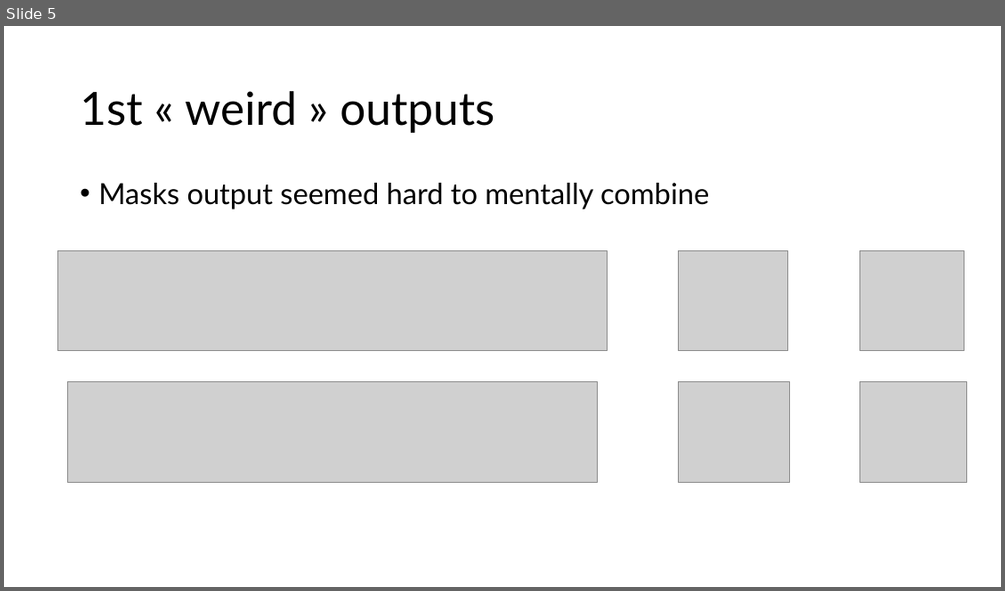
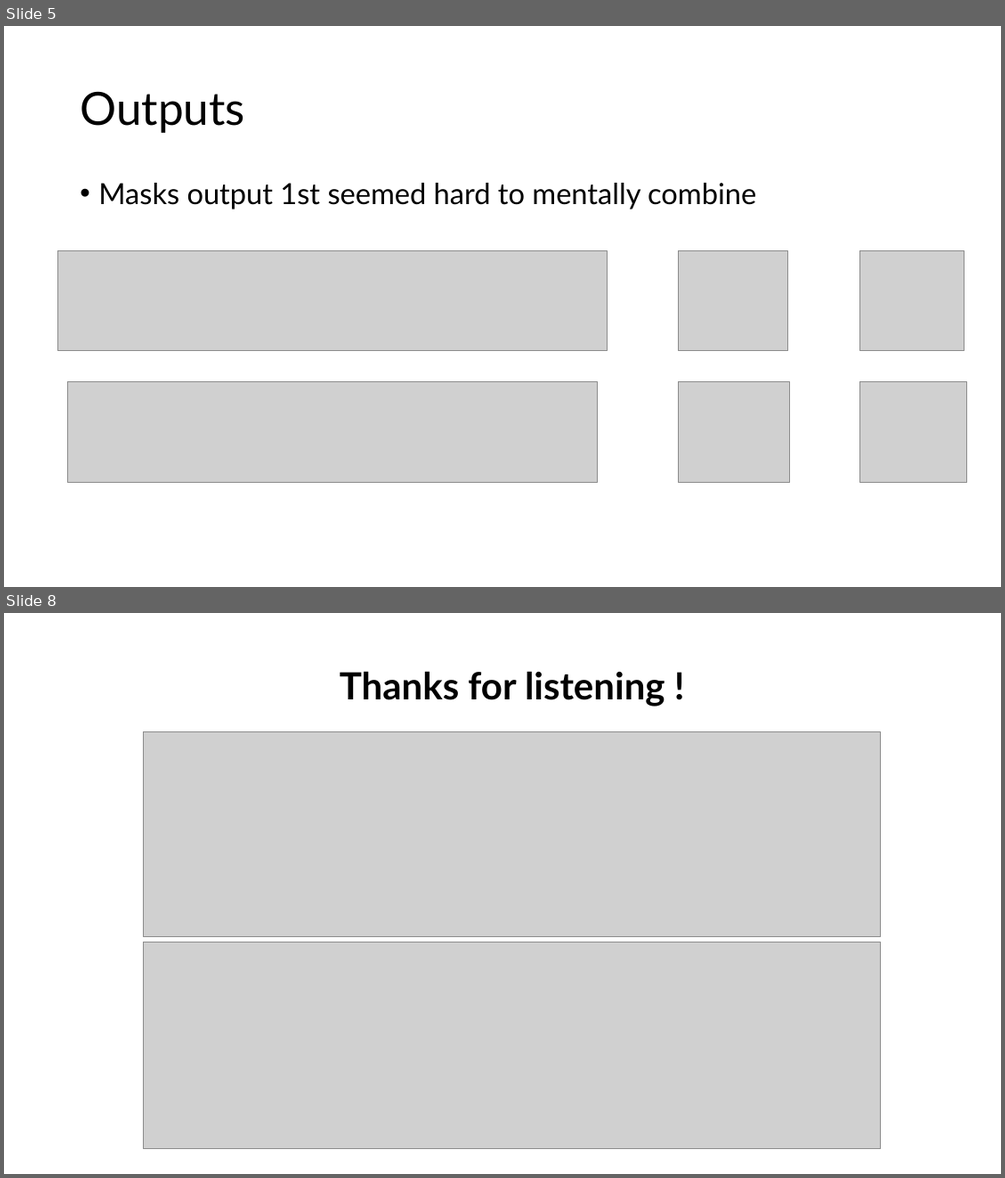
Before and after one commit to cedricq/AutoFocus, a slide deck: doc/Restitution.pptx. Shown one above the other, each under a label of ours: slide 5 before the commit, slides 5 and 8 after it; the slides between them are not shown. The pictures are 1005x591 and 1005x1178 pixels, drawn with LibreOffice and Linux fonts; fonts in the diff are those of the drawing; grey boxes stand for pictures. Boxes give left, top, right and bottom in pixels: in the first picture for what was removed or moved away, otherwise in the second. Text is boxed around its words. In the diff, an @@ line names an element or a change of style, - is before the commit and + after.

```diff
--- a/doc/Restitution.pptx
+++ b/doc/Restitution.pptx
@@ slide 8 added at (x1=4, y1=613, x2=1001, y2=1174), background #FFFFFF @@
@@ text added at (x1=340, y1=671, x2=665, y2=706), 36 pt, text #000000, bold @@
+Thanks for listening !
@@ picture added at (x1=144, y1=732, x2=882, y2=936) @@
@@ picture added at (x1=144, y1=941, x2=882, y2=1148) @@
@@ slide 5 changed as well @@
@@ title at (x1=80, y1=91, x2=245, y2=133): text changed @@
-1st « weird » outputs
+Outputs
@@ text at (x1=98, y1=183, x2=756, y2=209): text changed @@
-• Masks output seemed hard to mentally combine
+• Masks output 1st seemed hard to mentally combine
```
Also in this commit, not shown: 2 other slides changed, 4 other slides added, 2 slides removed.
